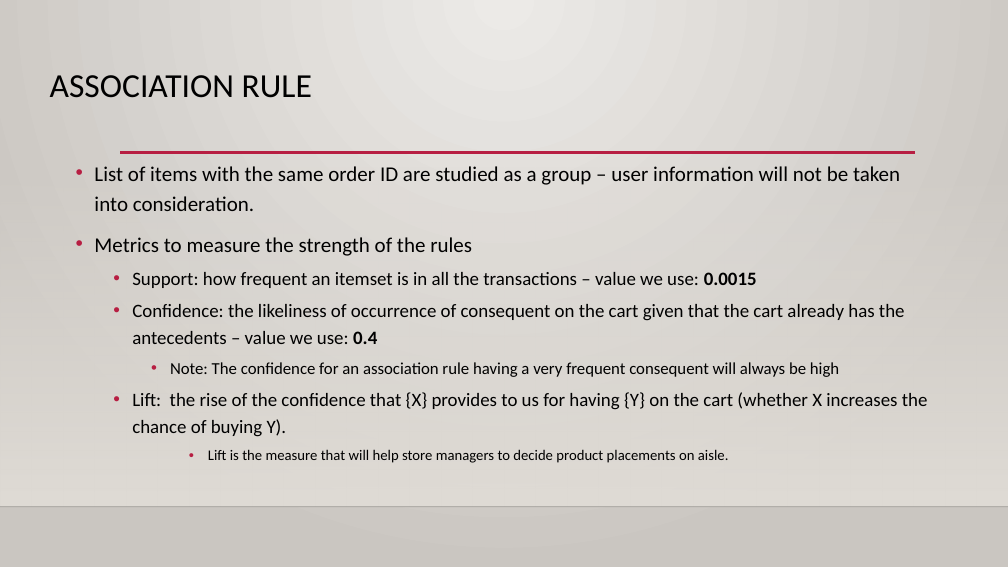
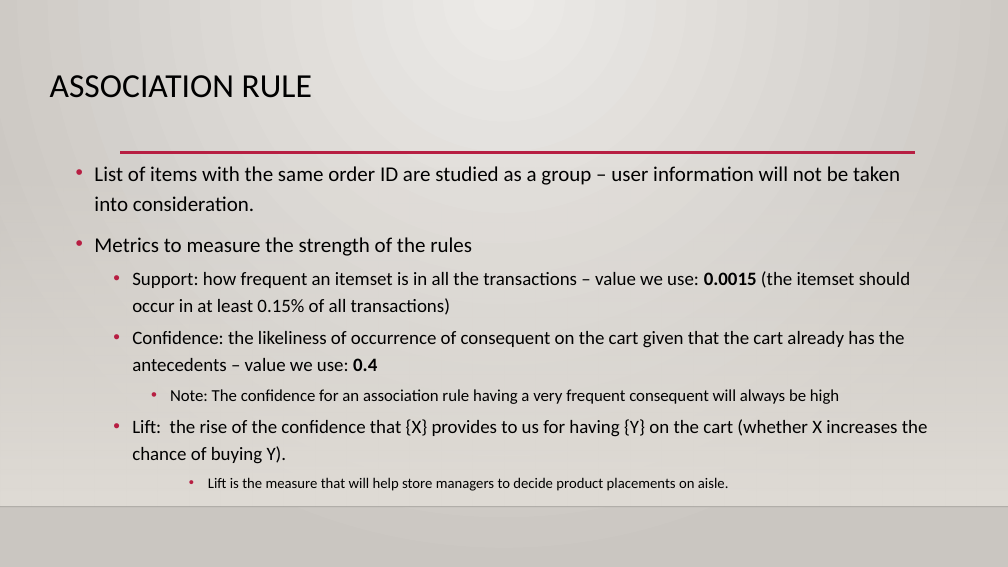
Before and after one commit to ML1000-GroupB/Project, a slide deck: slide 3 of Market Basket Analysis.pptx. Drawn at 1008x567 pixels with LibreOffice and Linux fonts; fonts in the diff are those of the drawing; background and template pictures are left out. Boxes give left, top, right and bottom in pixels: in the first picture for what was removed or moved away, otherwise in the second. Text is boxed around its words. In the diff, an @@ line names an element or a change of style, - is before the commit and + after.

```diff
--- a/Market Basket Analysis.pptx
+++ b/Market Basket Analysis.pptx
@@ text at bbox=[132, 271, 910, 315]: text changed @@
-  • Support: how frequent an itemset is in all the transactions – value we use: 0.0015
+  • Support: how frequent an itemset is in all the transactions – value we use: 0.0015 (the itemset should occur in at least 0.15% of all transactions)
```
